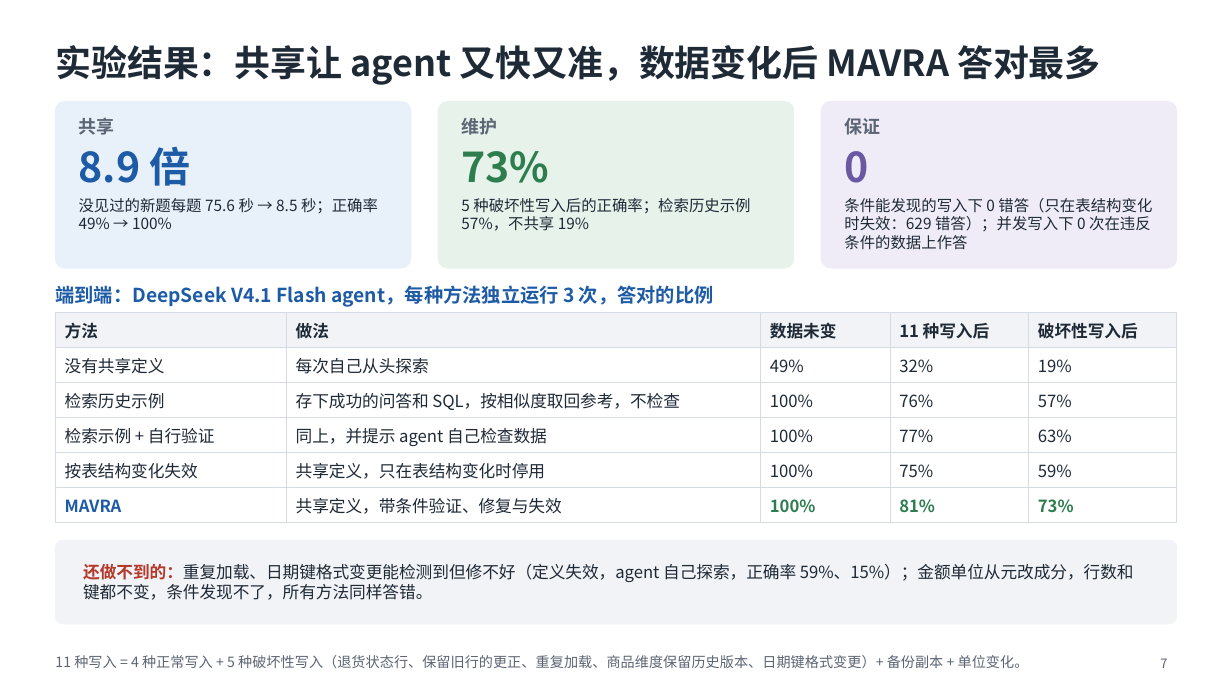
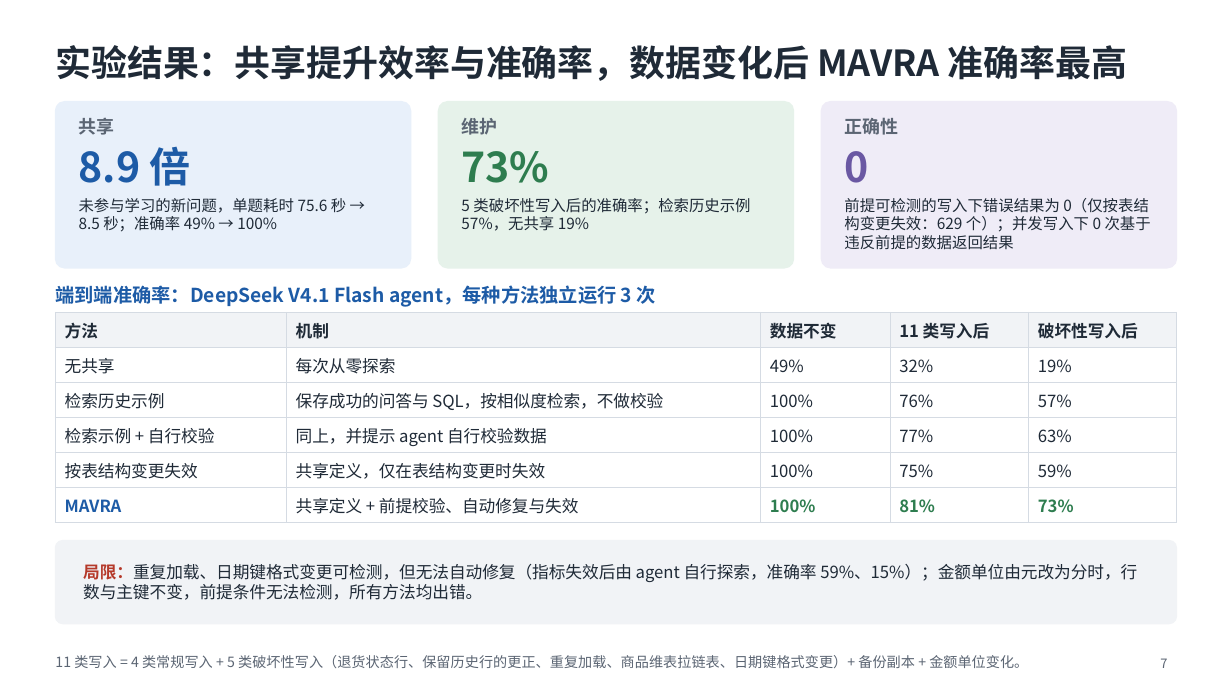
Before and after one commit to mmmttt000045/agent4db-adapter, a slide deck: slide 7 of docs/mavra-system.pptx. Drawn at 1232x693 pixels with LibreOffice and Linux fonts; fonts in the diff are those of the drawing. Boxes give left, top, right and bottom in pixels: in the first picture for what was removed or moved away, otherwise in the second. Text is boxed around its words. In the diff, an @@ line names an element or a change of style, - is before the commit and + after.

```diff
--- a/docs/mavra-system.pptx
+++ b/docs/mavra-system.pptx
@@ title at box(55, 45, 1127, 81): text changed @@
-实验结果：共享让 agent 又快又准，数据变化后 MAVRA 答对最多
+实验结果：共享提升效率与准确率，数据变化后 MAVRA 准确率最高
@@ text at box(844, 118, 898, 135): text changed @@
-保证
+正确性
@@ text at box(79, 198, 346, 232): text changed @@
-没见过的新题每题 75.6 秒 → 8.5 秒；正确率 49% → 100%
+未参与学习的新问题，单题耗时 75.6 秒 → 8.5 秒；准确率 49% → 100%
@@ text at box(461, 198, 750, 231): text changed @@
-5 种破坏性写入后的正确率；检索历史示例 57%，不共享 19%
+5 类破坏性写入后的准确率；检索历史示例 57%，无共享 19%
@@ text at box(844, 198, 1151, 250): text changed @@
-条件能发现的写入下 0 错答（只在表结构变化时失效：629 错答）；并发写入下 0 次在违反条件的数据上作答
+前提可检测的写入下错误结果为 0（仅按表结构变更失效：629 个）；并发写入下 0 次基于违反前提的数据返回结果
@@ text at box(55, 285, 656, 307): text changed @@
-端到端：DeepSeek V4.1 Flash agent，每种方法独立运行 3 次，答对的比例
+端到端准确率：DeepSeek V4.1 Flash agent，每种方法独立运行 3 次
@@ table at box(55, 312, 1177, 518) @@
-row 1: 方法 | 做法 | 数据未变 | 11 种写入后 | 破坏性写入后
+row 1: 方法 | 机制 | 数据不变 | 11 类写入后 | 破坏性写入后
-row 2, column 1: 没有共享定义
+row 2, column 1: 无共享
-row 2, column 2: 每次自己从头探索
+row 2, column 2: 每次从零探索
-row 3, column 2: 存下成功的问答和 SQL，按相似度取回参考，不检查
+row 3, column 2: 保存成功的问答与 SQL，按相似度检索，不做校验
-row 4, column 1: 检索示例 + 自行验证
+row 4, column 1: 检索示例 + 自行校验
-row 4, column 2: 同上，并提示 agent 自己检查数据
+row 4, column 2: 同上，并提示 agent 自行校验数据
-row 5, column 1: 按表结构变化失效
+row 5, column 1: 按表结构变更失效
-row 5, column 2: 共享定义，只在表结构变化时停用
+row 5, column 2: 共享定义，仅在表结构变更时失效
-row 6, column 2: 共享定义，带条件验证、修复与失效
+row 6, column 2: 共享定义 + 前提校验、自动修复与失效
@@ text at box(83, 564, 1137, 600): text changed @@
-还做不到的：重复加载、日期键格式变更能检测到但修不好（定义失效，agent 自己探索，正确率 59%、15%）；金额单位从元改成分，行数和键都不变，条件发现不了，所有方法同样答错。
+局限：重复加载、日期键格式变更可检测，但无法自动修复（指标失效后由 agent 自行探索，准确率 59%、15%）；金额单位由元改为分时，行数与主键不变，前提条件无法检测，所有方法均出错。
@@ text at box(55, 655, 1028, 668): text changed @@
-11 种写入 = 4 种正常写入 + 5 种破坏性写入（退货状态行、保留旧行的更正、重复加载、商品维度保留历史版本、日期键格式变更）+ 备份副本 + 单位变化。
+11 类写入 = 4 类常规写入 + 5 类破坏性写入（退货状态行、保留历史行的更正、重复加载、商品维表拉链表、日期键格式变更）+ 备份副本 + 金额单位变化。
```
Also in this commit, not shown: 7 other slides changed, 12 other files.
